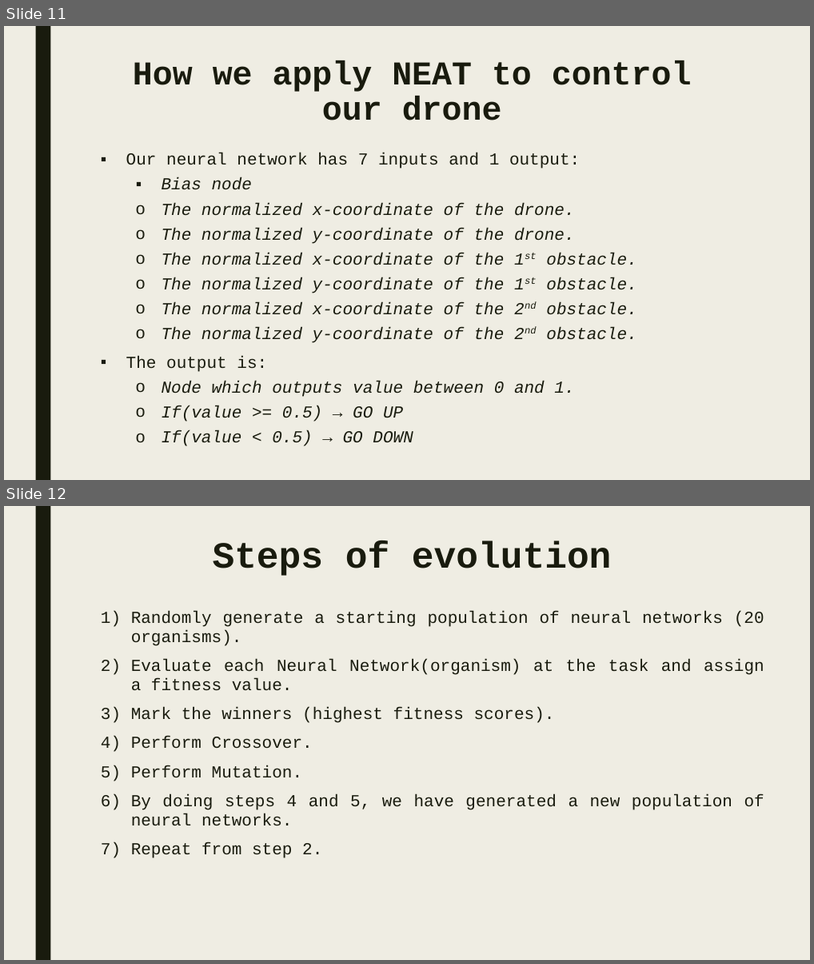
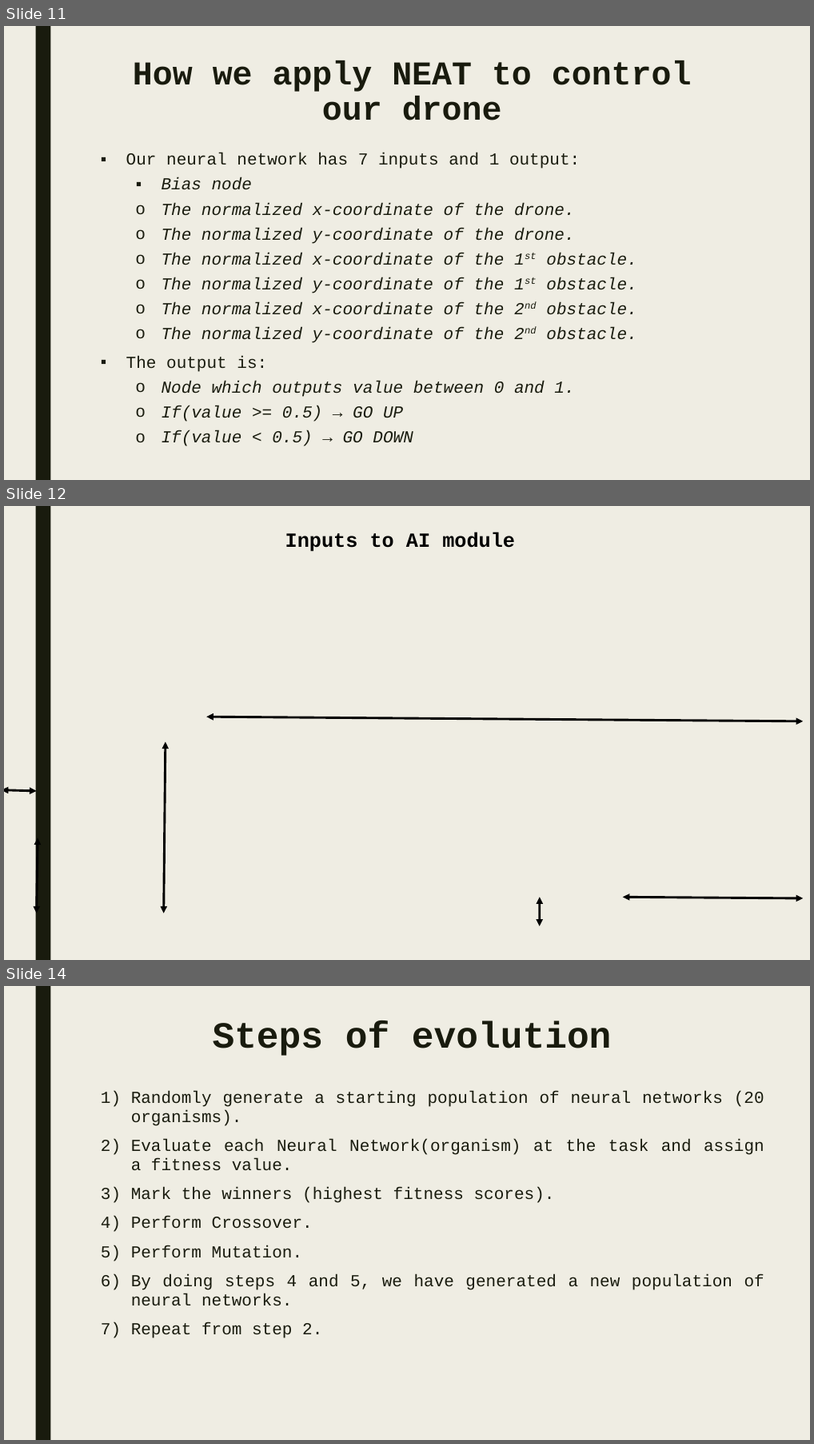
Before and after one commit to bokonist/drone-x, a slide deck: presentation/Drone-X-final.pptx. Shown one above the other, each under a label of ours: slides 11 and 12 before the commit, slides 11, 12 and 14 after it; the slides between them are not shown. The pictures are 814x964 and 814x1444 pixels, drawn with LibreOffice and Linux fonts; fonts in the diff are those of the drawing; background and template pictures are left out. Boxes give left, top, right and bottom in pixels: in the first picture for what was removed or moved away, otherwise in the second. Text is boxed around its words. In the diff, an @@ line names an element or a change of style, - is before the commit and + after.

```diff
--- a/presentation/Drone-X-final.pptx
+++ b/presentation/Drone-X-final.pptx
@@ slide 12 added at (4, 506, 810, 960), background picture (left out); not listed: 1 template element that a slide beside it also shows @@
@@ text added at (286, 532, 515, 552), 24 pt, text #000000, bold @@
+Inputs to AI module
@@ double arrow added from (206, 716) to (804, 721), #000000 2.75 pt @@
@@ double arrow added from (166, 742) to (164, 913), #000000 2.75 pt @@
@@ double arrow added from (4, 790) to (37, 791), #000000 2.75 pt @@
@@ double arrow added from (38, 837) to (37, 913), #000000 2.75 pt @@
@@ double arrow added from (540, 896) to (540, 926), #000000 2.75 pt @@
@@ double arrow added from (623, 896) to (804, 898), #000000 2.75 pt @@
@@ what was slide 12 is now slide 14 @@
```
Also in this commit, not shown: 4 other slides added, 1 slide removed.
